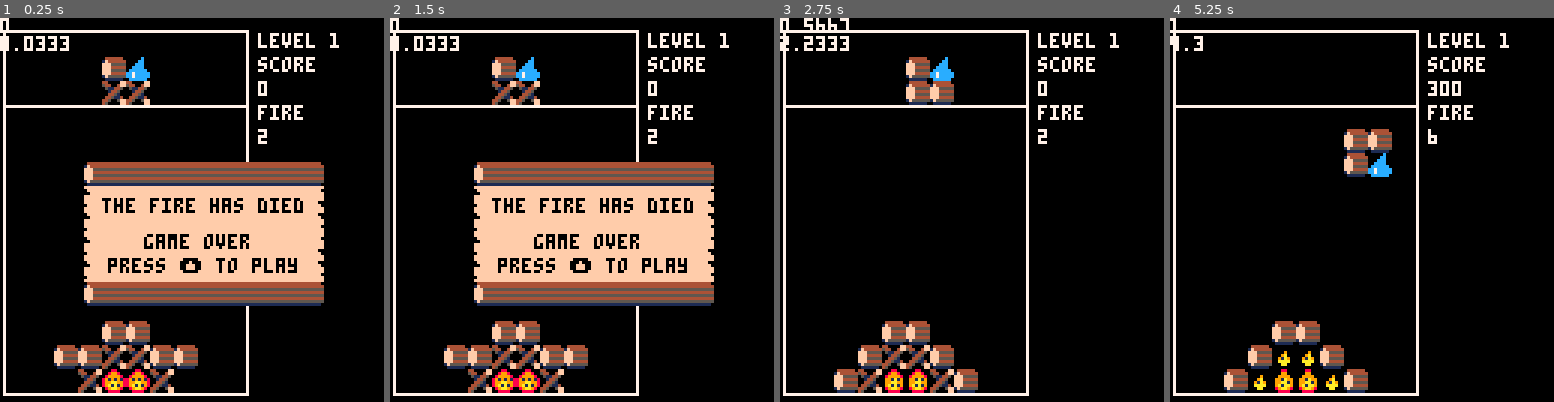
Above: before the commit, frames 1-4 (left to right).
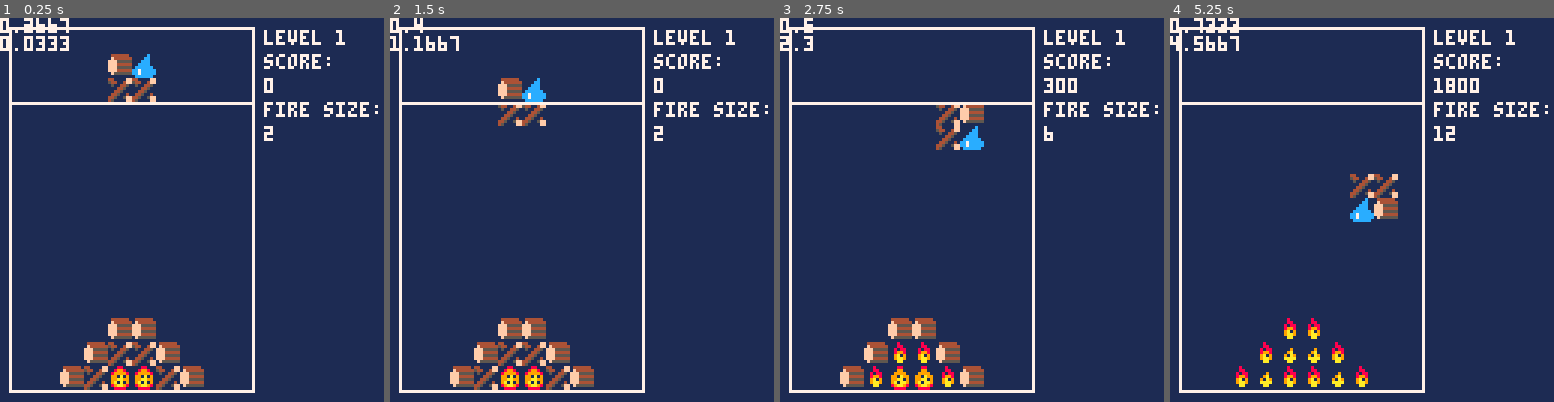
Above: after the commit, the same moments.

Repository: josephmarksjr/ludum-dare-46-keep-it-alive
Game: PICO-8 cartridge ld_46_keep_it_alive.p8
Two runs of this game, one before a commit and one after it. Both use one fixed random seed, a clock stepped at 60 frames per second and the inputs below.
Inputs:
- Up to frame 1 (0.25 s): no input
- Up to frame 2 (1.5 s): no input
- Up to frame 3 (2.75 s): hold Right 1.6-2.1 s; hold Up 2.15-2.42 s; hold Right from 2.47 s (still down)
- Up to frame 4 (5.25 s): release Right at 3.03 s; hold Left 3.08-3.58 s; hold Down 3.63-3.97 s; hold Right 4.02-4.68 s; hold Up 4.73-5.03 s; hold Left from 5.08 s (still down)

The runs differ from the first frame. In frame 1, 97% of the frame differs, in the area x 0-100%, y 0-100%; in frame 2, 98%; in frame 3, 99%; in frame 4, 99%.

Commit message:
Use level to increase difficulty

Diff:
--- a/ld_46_keep_it_alive.p8
+++ b/ld_46_keep_it_alive.p8
@@ -7,16 +7,16 @@
 rows = {}
 bw=10 --board width
 bh=15 --board height
-c={x=2,y=5} -- board top corner
+c={x=4,y=4} -- board top corner
 f={} -- falling piece
 last=0
 counter=0
 test=1
-playing=false
+playing=true
 level=1
 score=0
 fs=2--fire strength
-go_msg="the fire has died"
+go_msg=""
 
 --map the spawn chances (out of 10)
 mp={1,1,2,3,2,2,2,1,3}
@@ -66,7 +66,7 @@
 
 	 if (btnp(3)) then
 	  nfy=f.y+1
-	 elseif (counter > 1) then
+	 elseif (counter > 1-(level/10)+.2) then
 	  nfy=f.y+1
 	  reset_time()
 	 else
@@ -97,7 +97,7 @@
 end
 
 function _draw()
-	cls()
+	cls(1)
 
 	color(7)
 
@@ -118,10 +118,10 @@
 	 level,c.x+(bw*8)+4,c.y
 	)
 
-	print("score",c.x+(bw*8)+4,c.y+8)
+	print("score:",c.x+(bw*8)+4,c.y+8)
 	print(score,c.x+(bw*8)+4,c.y+16)
 
-	print("fire",c.x+(bw*8)+4,c.y+24)
+	print("fire size:",c.x+(bw*8)+4,c.y+24)
 	print(fs,c.x+(bw*8)+4,c.y+32)
 
 	line(c.x,(c.y+(3*8)),c.x+(bw*8),(c.y+(3*8)))
